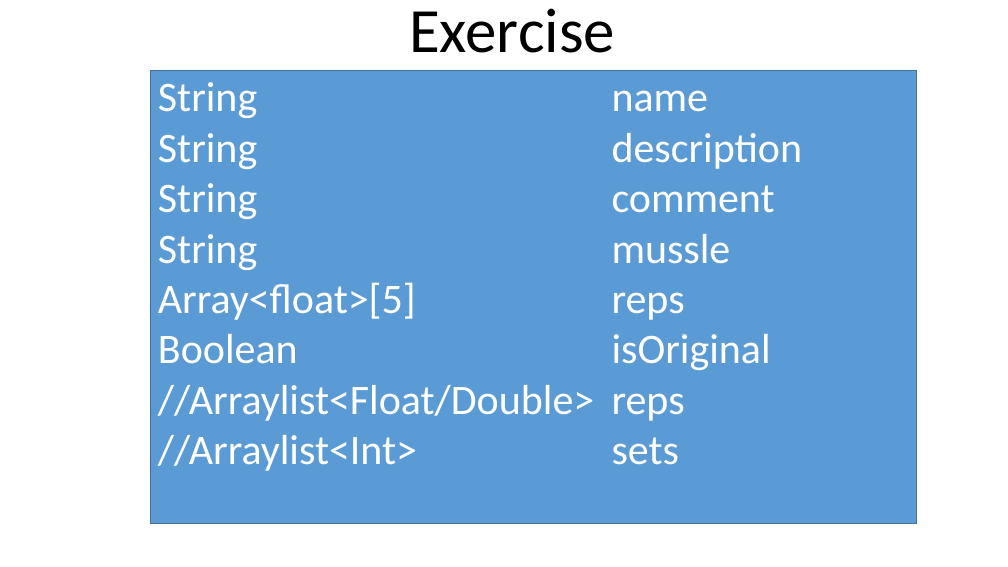
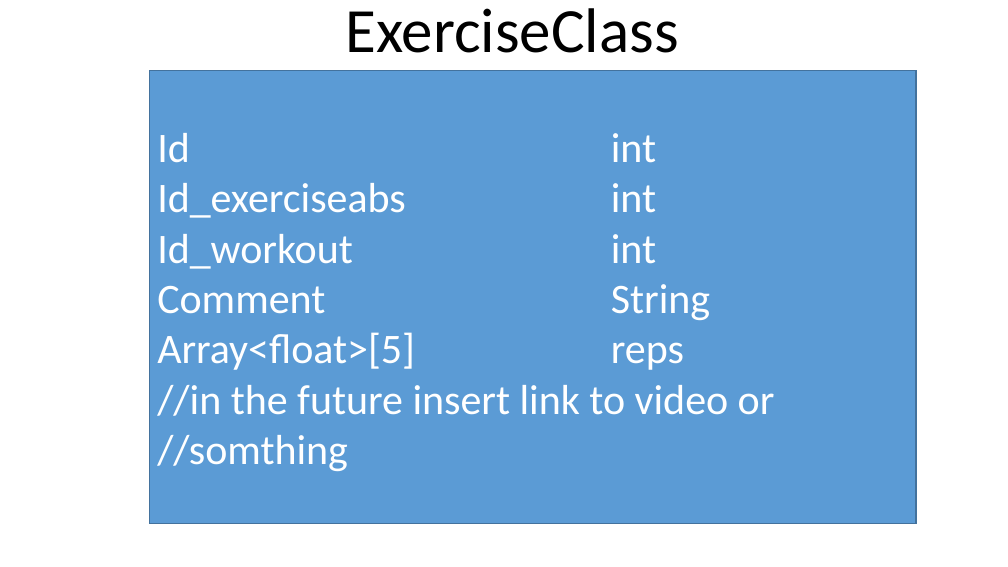
Before and after one commit to TamirMishali/TrainingManager, a slide deck: slide 3 of ClassArrangments.pptx. Drawn at 1008x567 pixels with LibreOffice and Linux fonts; fonts in the diff are those of the drawing. Boxes give left, top, right and bottom in pixels: in the first picture for what was removed or moved away, otherwise in the second. Text is boxed around its words. In the diff, an @@ line names an element or a change of style, - is before the commit and + after.

Commit message:
Exercise and ExerciseAbstract  - added classes  - working with pairing to workout!

```diff
--- a/ClassArrangments.pptx
+++ b/ClassArrangments.pptx
@@ title at box(345, 8, 678, 53): text changed @@
-Exercise
+ExerciseClass
@@ text in rectangle at box(157, 133, 710, 320): text changed @@
-String name
-String description
-String comment
-String mussle
+Id int
+Id_exerciseabs int
+Id_workout int
+Comment String
@@ text in rectangle at box(157, 385, 775, 471): text changed @@
-Boolean isOriginal
-//Arraylist<Float/Double> reps
-//Arraylist<Int> sets
+//in the future insert link to video or //somthing
```
Also in this commit, not shown: 4 other slides changed, 3 slides added, 11 other files.
